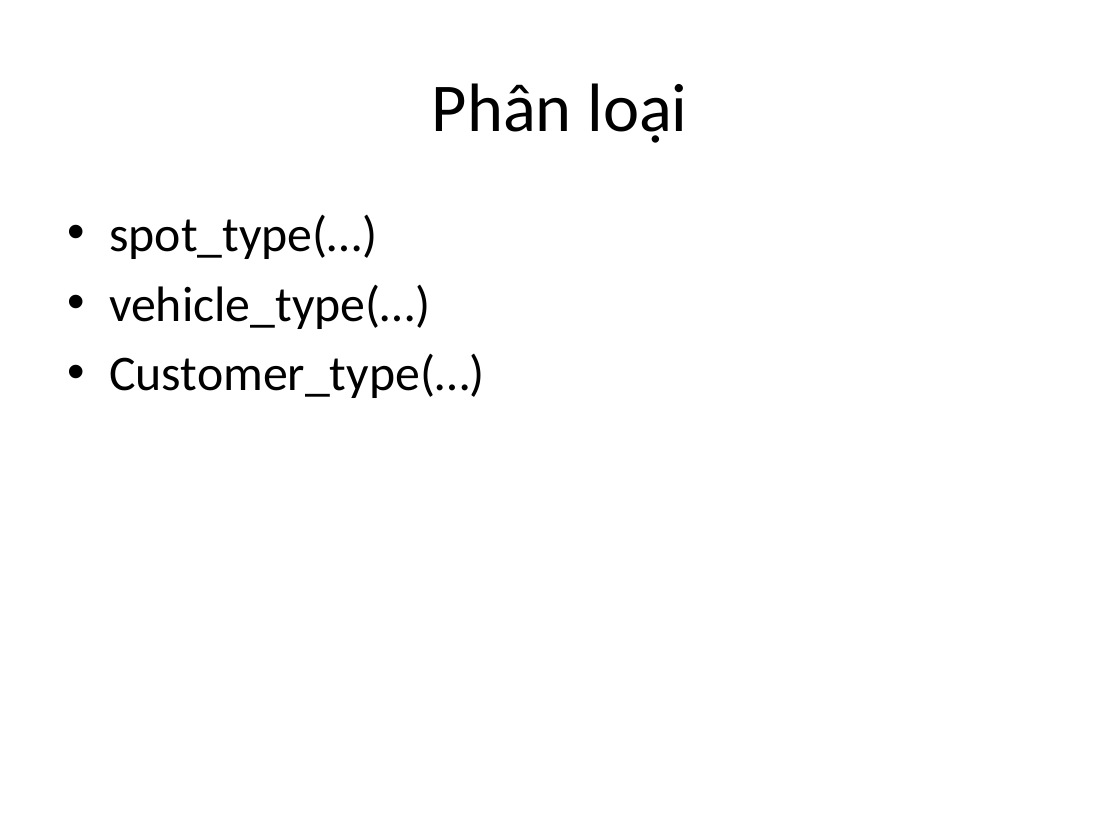
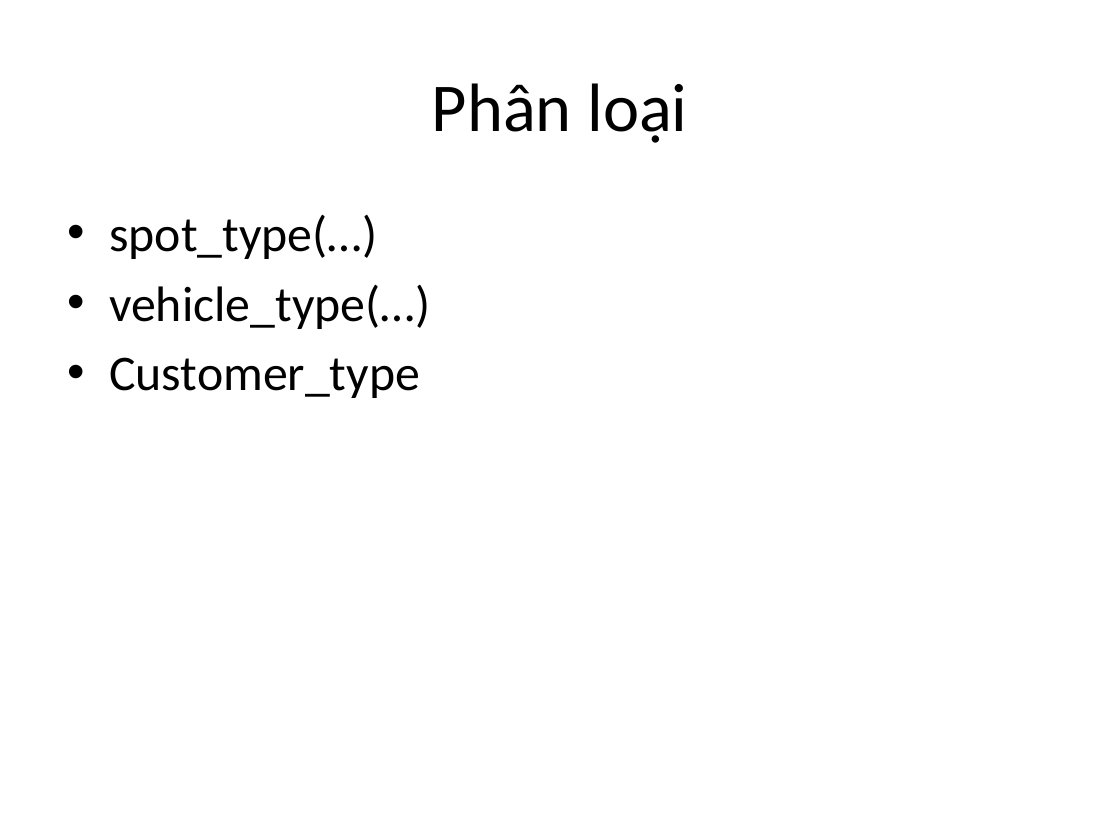
Before and after one commit to manhnd52/HustParkingLot, a slide deck: slide 25 of readme/slide.pptx (slide 12 before the commit). Drawn at 1120x840 pixels with LibreOffice and Linux fonts; fonts in the diff are those of the drawing. Boxes give left, top, right and bottom in pixels: in the first picture for what was removed or moved away, otherwise in the second. Text is boxed around its words. In the diff, an @@ line names an element or a change of style, - is before the commit and + after.

```diff
--- a/readme/slide.pptx
+++ b/readme/slide.pptx
@@ text at [109,357,420,398]: text changed @@
-• Customer_type(…)
+• Customer_type
```
Also in this commit, not shown: 11 other slides changed, 17 slides added, 7 slides removed, 1 other file.
